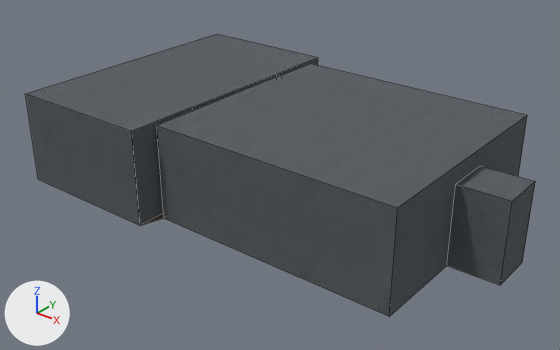
The Blender file VRRage-VR/assets/models/birthday/geburtstags_raum.blend, before and after one commit.
Camera for both pictures: a 50 mm lens placed at (15.0, -23.2, 15.1), pointed at (-3.1, -0.7, 1.1). Every picture has the same lights, and +X, +Y and +Z are marked at lower left. Mesh edges are drawn as thin lines.

The first picture shows 'Room-col'.
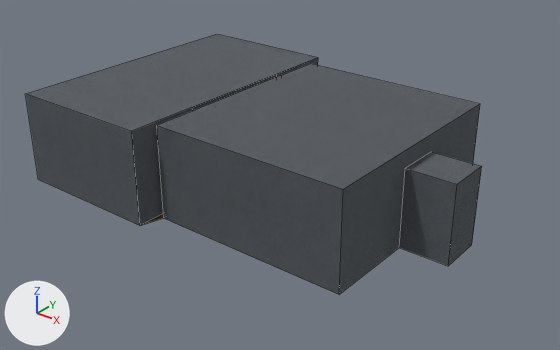
Changed parts and their boxes (x1, y1, x2, y2) in the pictures (560 x 350 px; the box of a moved part takes in the faces that stretch with it):
'Room-col', reshaped (10% narrower, 8% shorter): before (26, 34, 535, 317); after (26, 34, 482, 295)
part 1 of me_cube, moved or reshaped: before (336, 103, 535, 317); after (336, 103, 482, 295)

The change, as a list of edits to the scene's bpy script:
```text
Change me_cube:
    where me_cube.from_pydata(...)  # 36 vertices, 23 faces, 2 loose edges; spans x -5.7..13.7, y 0.5..12.2, z -1.0..3.0
    used by ob_room_col; location = (-6.81, -6.35, 1.0)
    me_cube part 1: all 12 vertices in x 11.6..13.7, y 1.5..11.2, z -1.0..3.0 are moved by (-2.0, 0.0, 0.0)
```
